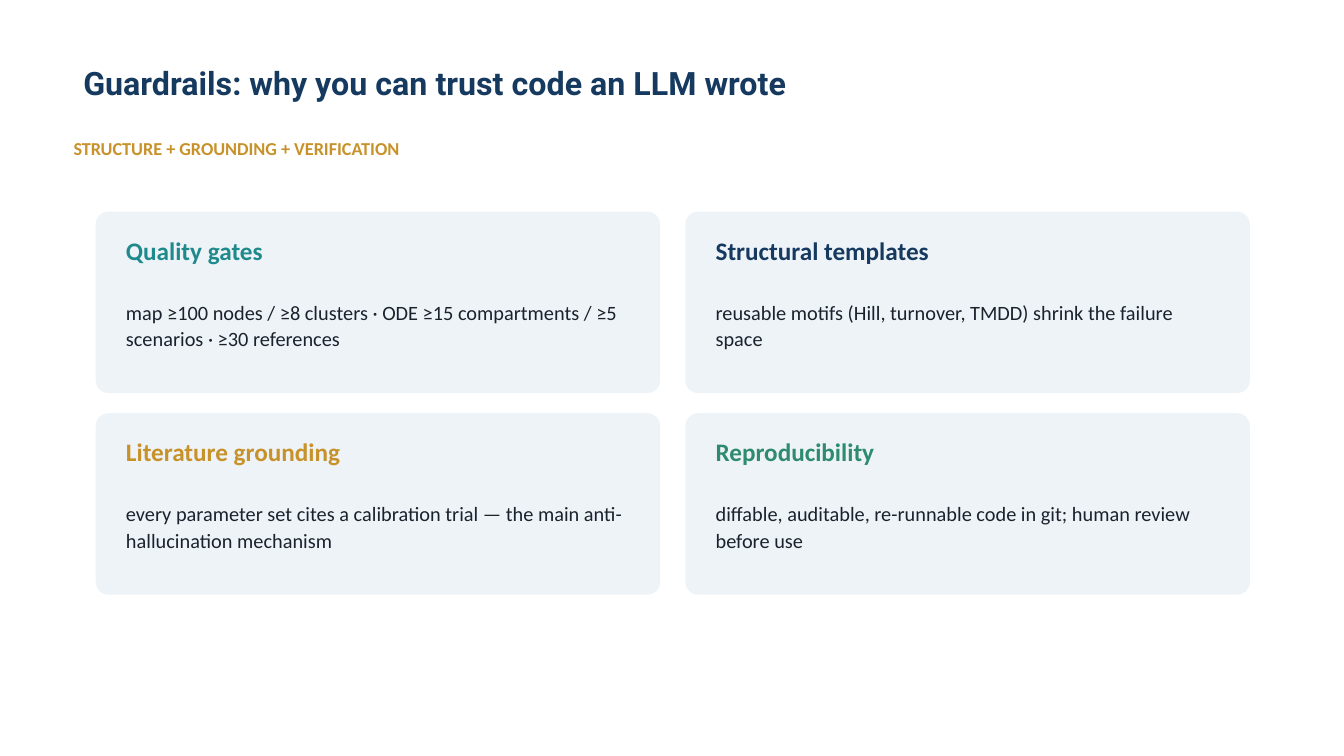
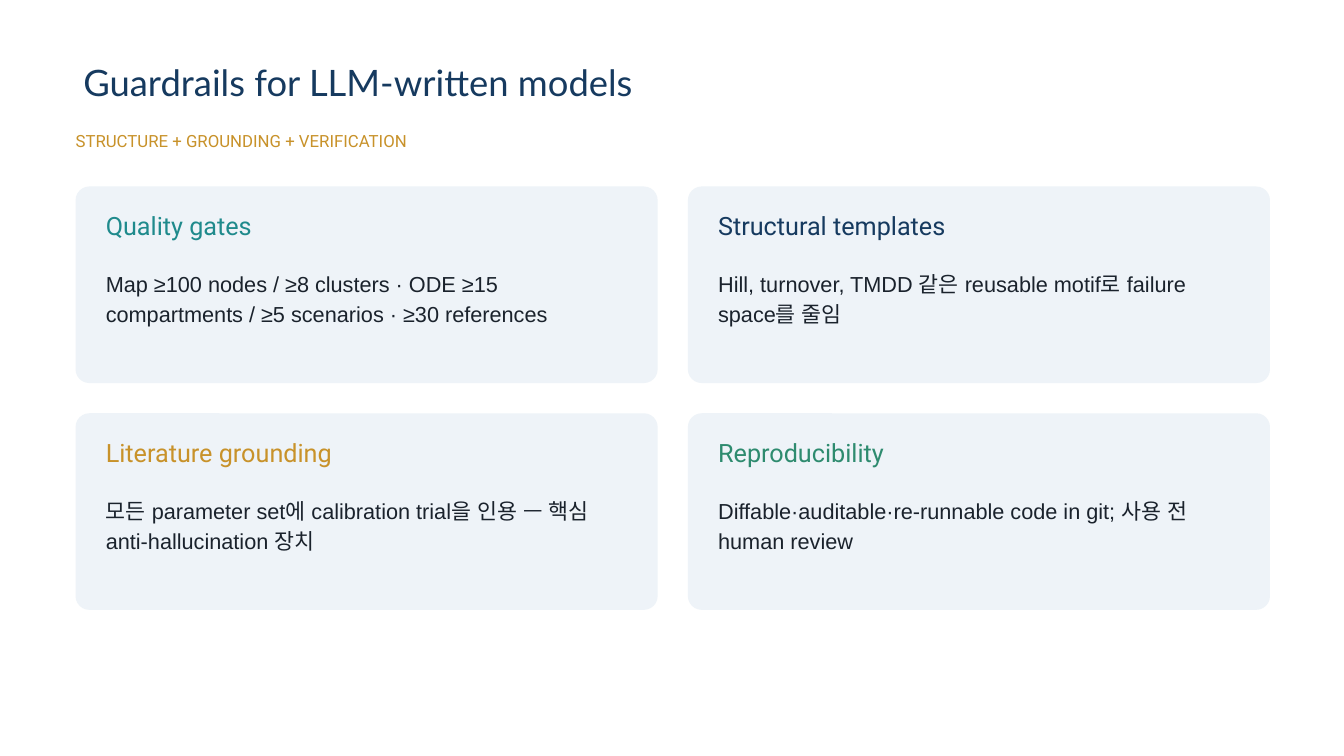
Before and after one commit to pipetcpt/qsp, a slide deck: slide 15 of presentation/2026-tox.pptx. Drawn at 1344x756 pixels with LibreOffice and Linux fonts; fonts in the diff are those of the drawing; background and template pictures are left out. Boxes give left, top, right and bottom in pixels: in the first picture for what was removed or moved away, otherwise in the second. Text is boxed around its words. In the diff, an @@ line names an element or a change of style, - is before the commit and + after.

```diff
--- a/presentation/2026-tox.pptx
+++ b/presentation/2026-tox.pptx
@@ title at [83, 69, 633, 97]: text changed; size 23 to 26 pt; font Roboto to Lato; bold off @@
-Guardrails: why you can trust code an LLM wrote
+Guardrails for LLM-written models
@@ text "STRUCTURE + GROUNDING + VERIFICATION" at [76, 135, 407, 147]: size 13 to 12 pt, font Calibri to Roboto, bold off; line spacing 1.04 to 1 @@
@@ rounded rectangle: place and size @@
-rounded rectangle at [96, 212, 660, 393]
+rounded rectangle at [76, 187, 657, 383]
@@ rounded rectangle: place and size @@
-rounded rectangle at [686, 212, 1250, 393]
+rounded rectangle at [688, 187, 1269, 383]
@@ text "Quality gates": place and size @@
-text "Quality gates" at [126, 242, 263, 265]
+text "Quality gates" at [106, 216, 251, 241]
@@ font Calibri to Roboto, bold off; line spacing 1.04 to 1 in 4 elements at [106, 443, 332, 468], [718, 443, 884, 468], [106, 216, 251, 241], [718, 216, 945, 240] @@
@@ text "Structural templates": place and size @@
-text "Structural templates" at [716, 242, 929, 264]
+text "Structural templates" at [718, 216, 945, 240]
@@ text at [106, 276, 547, 327]: text changed; size 14.5 to 15.5 pt; font Calibri to Arial @@
-map ≥100 nodes / ≥8 clusters · ODE ≥15 compartments / ≥5 scenarios · ≥30 references
+Map ≥100 nodes / ≥8 clusters · ODE ≥15 compartments / ≥5 scenarios · ≥30 references
@@ text at [718, 274, 1186, 327]: text changed; size 14.5 to 15.5 pt; font Calibri to Arial @@
-reusable motifs (Hill, turnover, TMDD) shrink the failure space
+Hill, turnover, TMDD 같은 reusable motif로 failure space를 줄임
@@ rounded rectangle: place and size @@
-rounded rectangle at [96, 413, 660, 595]
+rounded rectangle at [76, 413, 657, 610]
@@ rounded rectangle: place and size @@
-rounded rectangle at [686, 413, 1250, 595]
+rounded rectangle at [688, 413, 1269, 610]
@@ text "Literature grounding": place and size @@
-text "Literature grounding" at [126, 443, 340, 466]
+text "Literature grounding" at [106, 443, 332, 468]
@@ text at [106, 501, 589, 551]: text changed; size 14.5 to 15.5 pt; font Calibri to Arial @@
-every parameter set cites a calibration trial — the main anti-hallucination mechanism
+모든 parameter set에 calibration trial을 인용 — 핵심 anti-hallucination 장치
@@ text at [718, 501, 1187, 550]: text changed; size 14.5 to 15.5 pt; font Calibri to Arial @@
-diffable, auditable, re-runnable code in git; human review before use
+Diffable·auditable·re-runnable code in git; 사용 전 human review
```
Also in this commit, not shown: 24 other slides changed, 22 slides added, 23 slides removed, 52 other files.
